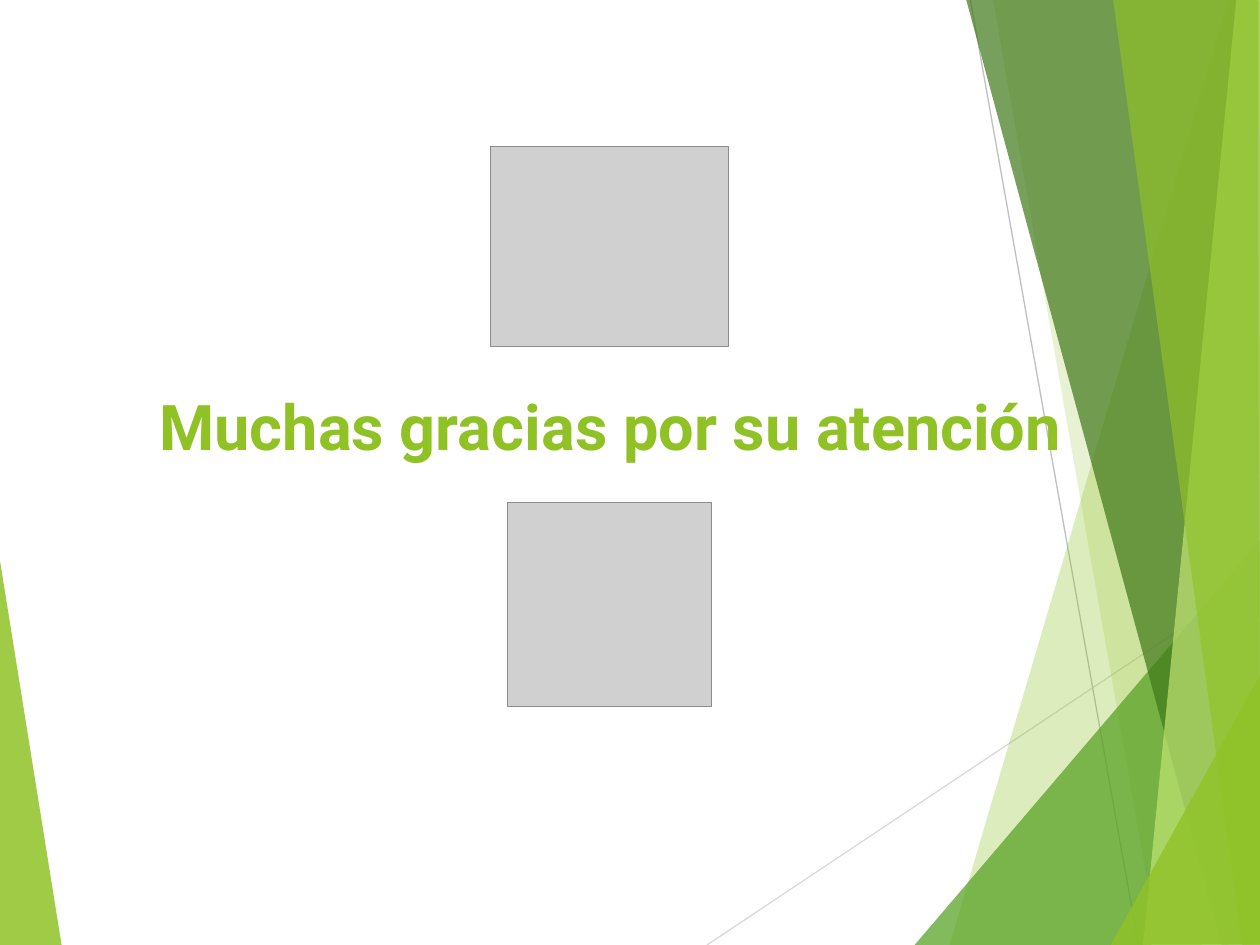
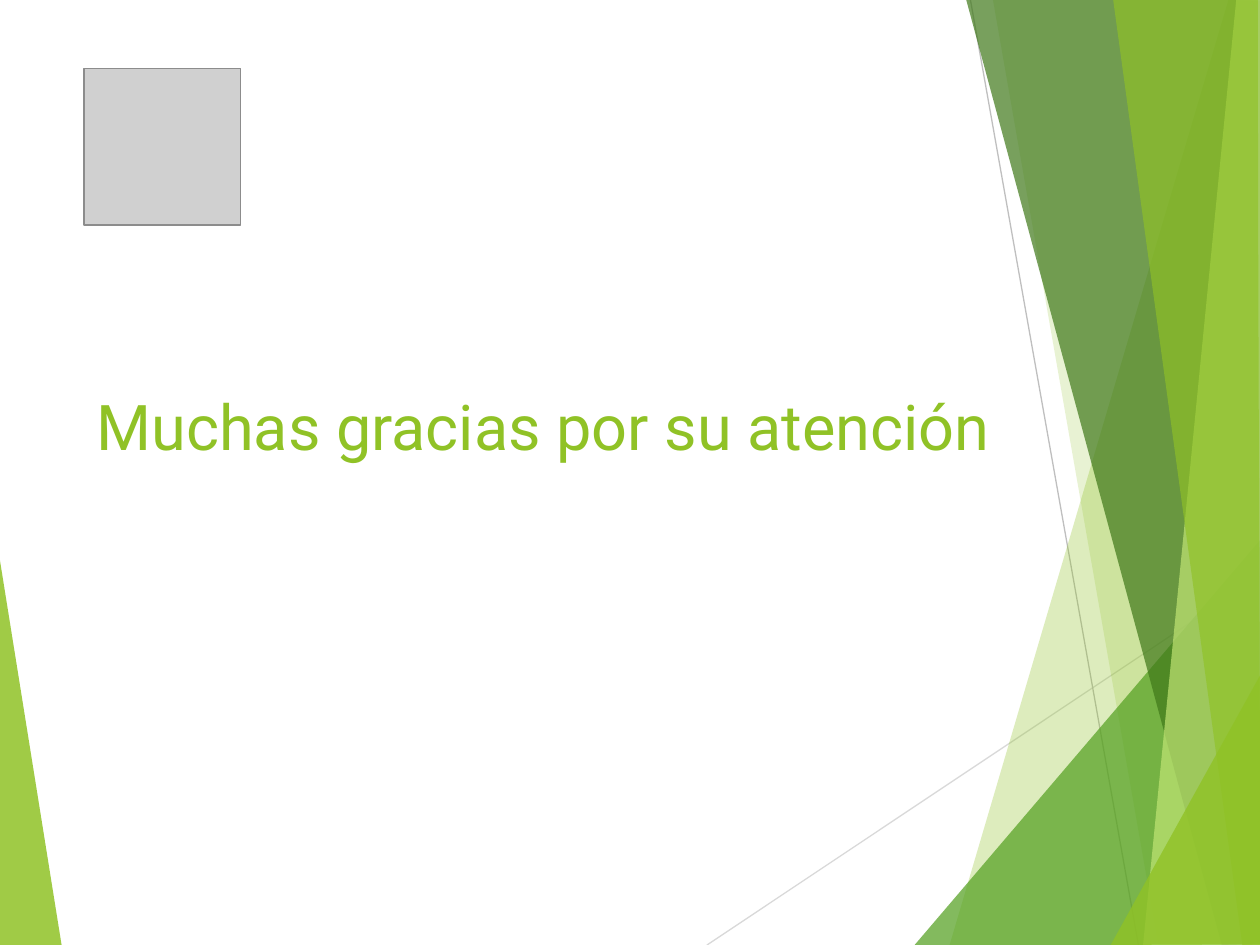
Before and after one commit to vixo23/ING-DE-SOFTWARE, a slide deck: slide 11 of INCREMENTO3/Ppt/PPt Tercer incremento scrum++.pptx. Drawn at 1260x945 pixels with LibreOffice and Linux fonts; fonts in the diff are those of the drawing; grey boxes stand for pictures. Boxes give left, top, right and bottom in pixels: in the first picture for what was removed or moved away, otherwise in the second. Text is boxed around its words. In the diff, an @@ line names an element or a change of style, - is before the commit and + after.

```diff
--- a/INCREMENTO3/Ppt/PPt Tercer incremento scrum++.pptx
+++ b/INCREMENTO3/Ppt/PPt Tercer incremento scrum++.pptx
@@ picture: place and size @@
-picture at (508,503,712,707)
+picture at (84,68,241,224)
@@ picture removed at (490,146,728,346) @@
@@ title "Muchas gracias por su atención": place and size @@
-title "Muchas gracias por su atención" at (160,393,1061,466)
+title "Muchas gracias por su atención" at (97,402,990,463)
@@ title "Muchas gracias por su atención" at (97,402,990,463): bold off @@
```
Also in this commit, not shown: 9 other slides changed, 1 slide added, 1 slide removed.
